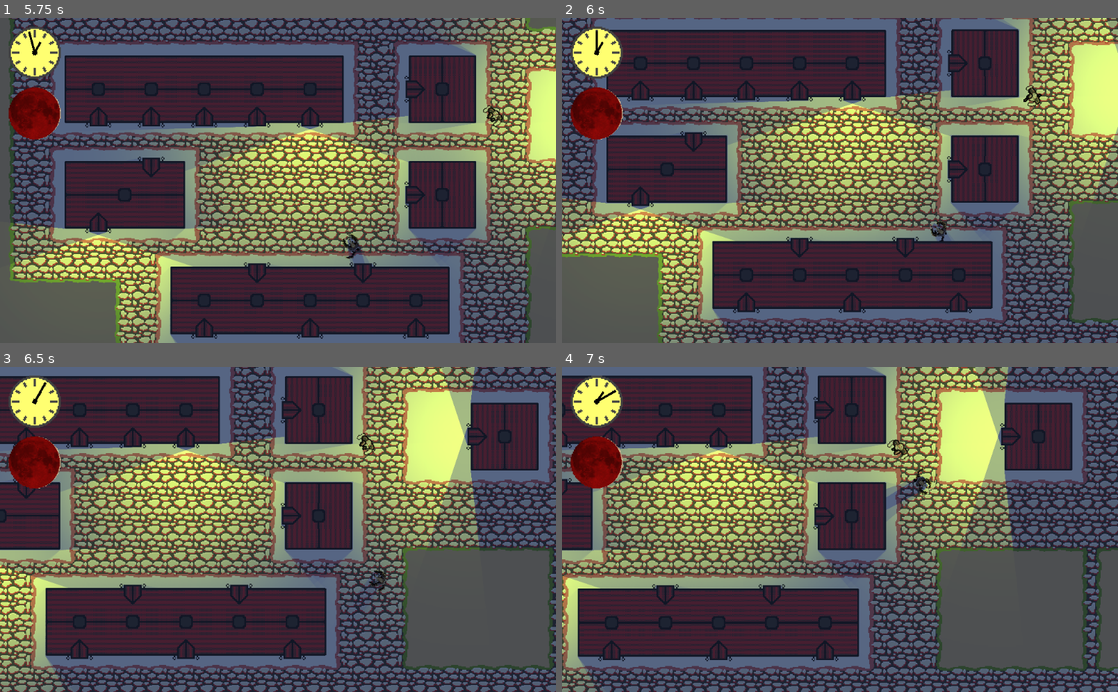
Above: before the commit, frames 1-4 (two rows, left to right).
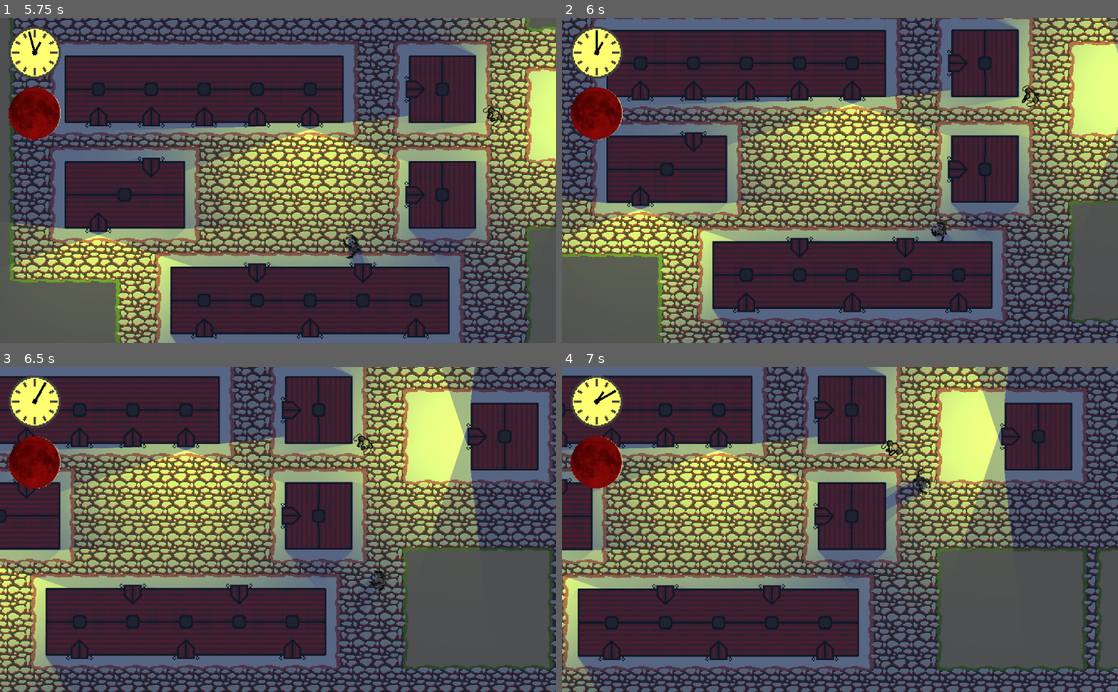
Above: after the commit, the same moments.

Repository: marc-hugh-tom/game-off-2020
Game: Godot game, scene res://nodes/PlayState.tscn
The game is run twice, just before and just after one commit, with the same random seed, the same clock (stepped at 60 frames per second) and the same inputs.
Inputs (mouse positions are in pixels of both pictures, inside the frame that each line leads up to):
- Up to frame 1 (5.75 s): move the mouse to (400, 164) at 0.52 s; press the mouse at (400, 164) at 0.53 s; hold D (right) 0.53-1.28 s; move the mouse to (166, 196) at 1.27 s; release the mouse at (166, 196) at 1.28 s; hold S (down) 1.28-2.03 s; right-click (166, 196) at 1.35 s; move the mouse to (333, 109) at 2.02 s; press the mouse at (333, 109) at 2.03 s; hold D (right) 2.03-2.78 s; move the mouse to (250, 245) at 2.77 s; release the mouse at (250, 245) at 2.78 s; hold W (up) 2.78-3.53 s; right-click (250, 245) at 2.85 s; move the mouse to (444, 229) at 3.52 s; press the mouse at (444, 229) at 3.53 s; hold A (left) 3.53-5.03 s; move the mouse to (111, 131) at 4.27 s; release the mouse at (111, 131) at 4.28 s; right-click (111, 131) at 4.35 s; move the mouse to (305, 180) at 5.02 s; press the mouse at (305, 180) at 5.03 s; hold S (down) from 5.03 s (still down)
- Up to frame 2 (6 s): move the mouse to (756, 99) at 5.77 s; release S (down) at 5.78 s; release the mouse at (756, 99) at 5.78 s; hold D (right) from 5.78 s (still down); right-click (756, 99) at 5.85 s
- Up to frame 3 (6.5 s): keep holding D (right)
- Up to frame 4 (7 s): move the mouse to (962, 513) at 6.52 s; release D (right) at 6.53 s; press the mouse at (962, 513) at 6.53 s; hold W (up) from 6.53 s (still down)

Frame 1 is identical in both runs. In frame 2, 0.1% of the frame differs, in the area x 82-87%, y 20-28%; in frame 3, 0.1%; in frame 4, 0.2%, in the area x 57-63%, y 22-29%.

Commit message:
fix villager collisions

Diff:
--- a/nodes/villager/Villager.tscn
+++ b/nodes/villager/Villager.tscn
@@ -17,10 +17,7 @@
 [ext_resource path="res://assets/sprites/villagers/basic_villager/feet_walk_04.png" type="Texture" id=15]
 [ext_resource path="res://assets/sprites/villagers/basic_villager/feet_walk_03.png" type="Texture" id=16]
 
-[sub_resource type="CircleShape2D" id=1]
-radius = 24.0
-
-[sub_resource type="SpriteFrames" id=3]
+[sub_resource type="SpriteFrames" id=1]
 animations = [ {
 "frames": [ ExtResource( 8 ) ],
 "loop": true,
@@ -46,8 +43,7 @@
 "speed": 5.0
 } ]
 
-[sub_resource type="Animation" id=2]
-resource_name = "idle"
+[sub_resource type="Animation" id=3]
 length = 0.1
 tracks/0/type = "value"
 tracks/0/path = NodePath("Body:animation")
@@ -128,6 +124,9 @@
 "values": [ 0, 1, 2, 3 ]
 }
 
+[sub_resource type="CircleShape2D" id=5]
+radius = 16.0
+
 [node name="Villager" type="KinematicBody2D" groups=[
 "Victim",
 ]]
@@ -139,21 +138,17 @@
 "FEAR": 0
 }
 
-[node name="CollisionShape2D" type="CollisionShape2D" parent="."]
-scale = Vector2( 0.6, 0.6 )
-shape = SubResource( 1 )
-
 [node name="Body" type="AnimatedSprite" parent="."]
 light_mask = 2
 use_parent_material = true
 rotation = -1.5708
-frames = SubResource( 3 )
+frames = SubResource( 1 )
 animation = "idle"
 
 [node name="Feet" type="AnimatedSprite" parent="."]
 use_parent_material = true
 rotation = -1.5708
-frames = SubResource( 4 )
+frames = SubResource( 2 )
 animation = "idle"
 
 [node name="Idle" parent="." instance=ExtResource( 3 )]
@@ -169,5 +164,9 @@
 [node name="AudioStreamPlayer2D" type="AudioStreamPlayer2D" parent="."]
 
 [node name="AnimationPlayer" type="AnimationPlayer" parent="."]
-anims/idle = SubResource( 2 )
-anims/walk = SubResource( 5 )
+anims/idle = SubResource( 3 )
+anims/walk = SubResource( 4 )
+
+[node name="CollisionShape2D" type="CollisionShape2D" parent="."]
+scale = Vector2( 0.6, 0.6 )
+shape = SubResource( 5 )
Not shown: 2 places in nodes/villager/Villager.tscn that only renumber resources
